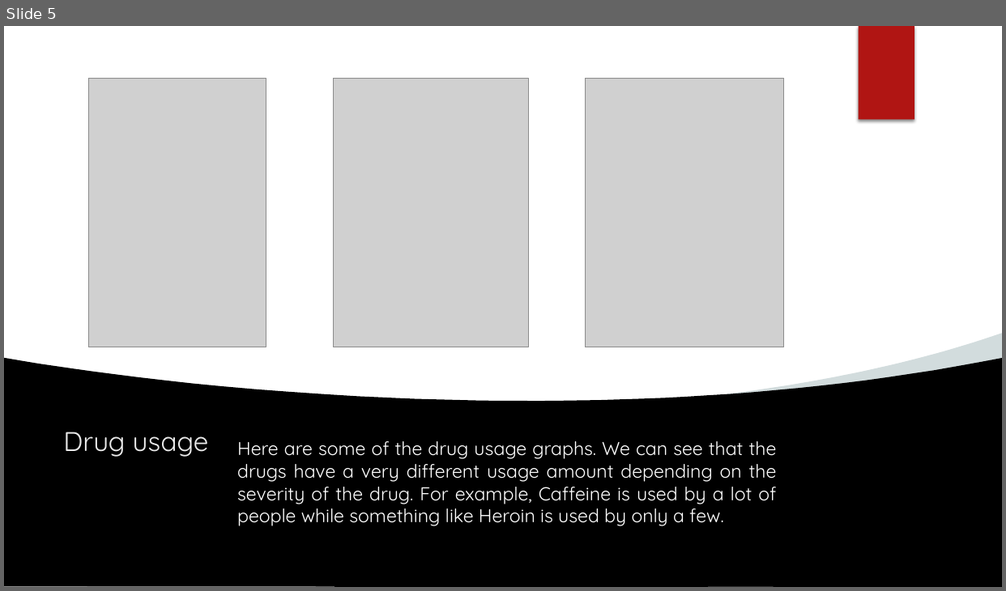
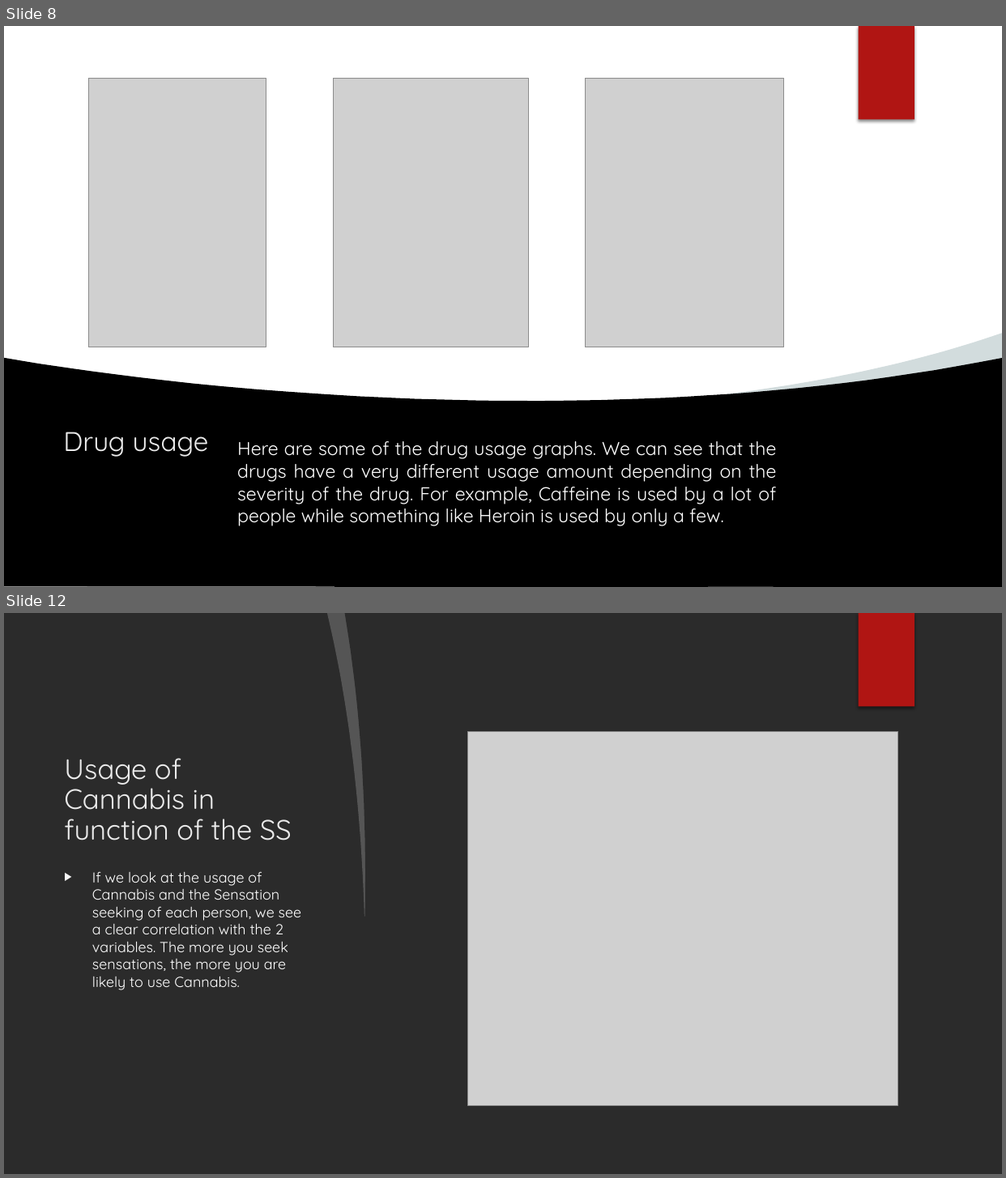
Before and after one commit to FearlessClock/PythonDataAnalyste, a slide deck: Drug consuption Pieter Algera.pptx. Shown one above the other, each under a label of ours: slide 5 before the commit, slides 8 and 12 after it; the slides between them are not shown. The pictures are 1006x591 and 1006x1178 pixels, drawn with LibreOffice and Linux fonts; fonts in the diff are those of the drawing; grey boxes stand for pictures; background and template pictures are left out; a plain dark background stands for a picture behind light text. Boxes give left, top, right and bottom in pixels: in the first picture for what was removed or moved away, otherwise in the second. Text is boxed around its words. In the diff, an @@ line names an element or a change of style, - is before the commit and + after.

```diff
--- a/Drug consuption Pieter Algera.pptx
+++ b/Drug consuption Pieter Algera.pptx
@@ slide 12 added at bbox=[4, 613, 1002, 1174], background picture (left out) @@
@@ freeform shape added at bbox=[327, 613, 373, 917], fill #FFFFFF at 20% opacity @@
@@ freeform shape added at bbox=[345, 613, 1002, 1174], fill #FFFFFF @@
@@ rectangle added at bbox=[859, 613, 914, 707], fill #B01513 @@
@@ picture added at bbox=[468, 731, 898, 1105] @@
@@ title added at bbox=[64, 758, 292, 841], 27 pt, text #EBEBEB @@
+Usage of Cannabis in function of the SS
@@ ellipse added at bbox=[709, 750, 939, 981], fill gradient #F3F3F3 @@
@@ text added at bbox=[92, 872, 301, 990], 14 pt, text #FFFFFF @@
+▶ If we look at the usage of Cannabis and the Sensation seeking of each person, we see a clear correlation with the 2 variables. The more you seek sensations, the more you are likely to use Cannabis.
@@ what was slide 5 is now slide 8 @@
```
Also in this commit, not shown: 3 slides changed, 11 other slides added, 1 other file.
